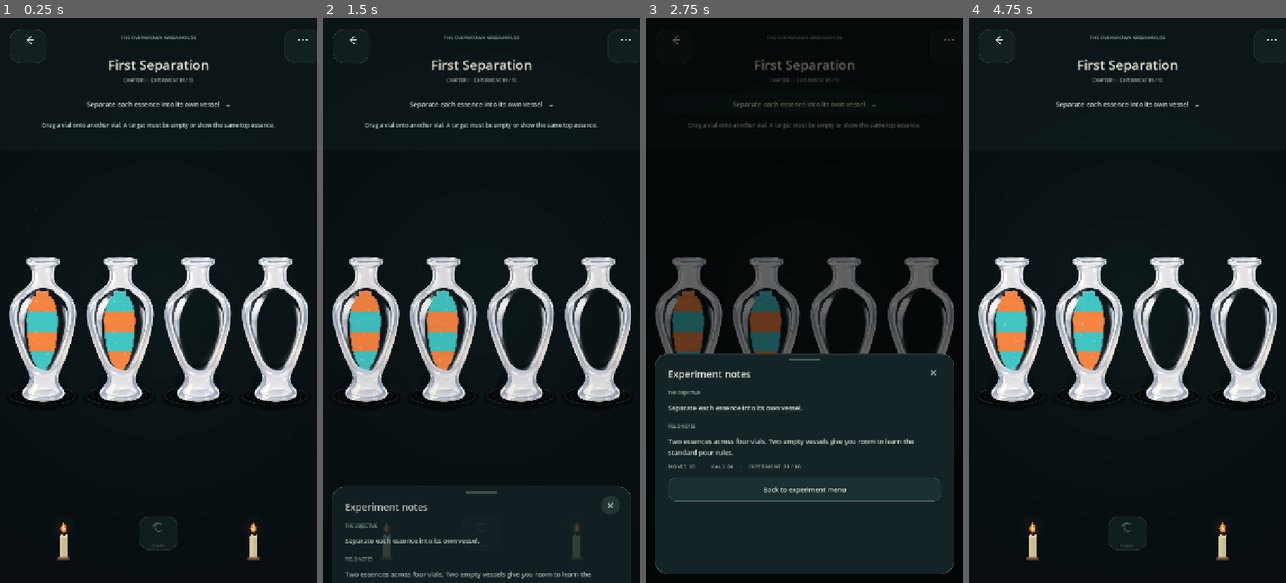
Above: before the commit, frames 1-4 (left to right).
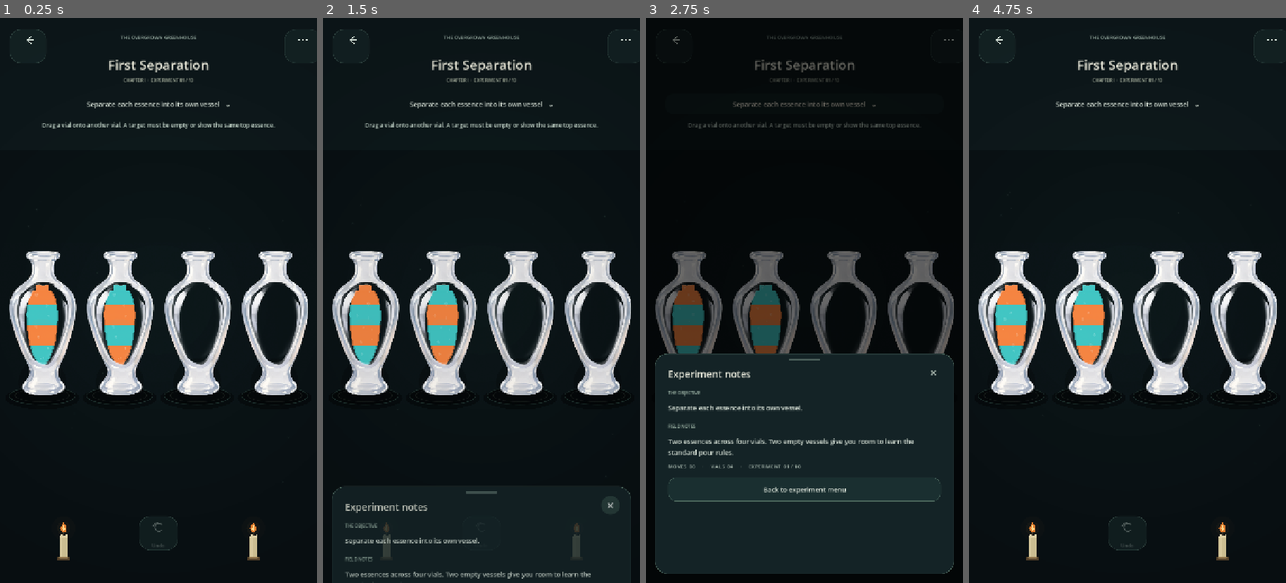
Above: after the commit, the same moments.

Repository: Kryodo/spell-sort-game
Game: Godot game, scene res://scenes/dark_sorting_slots_prototype.tscn
The game is run twice, just before and just after one commit, with the same random seed, the same clock (stepped at 60 frames per second) and the same inputs. This scene is started directly instead of the project's main scene.
Inputs:
- Up to frame 1 (0.25 s): no input
- Up to frame 2 (1.5 s): click "Separate each essence into it…" at 0.5 s; click "×" at 1.25 s
- Up to frame 3 (2.75 s): click "Separate each essence into it…" at 2 s
- Up to frame 4 (4.75 s): click "×" at 2.75 s; click "Separate each essence into it…" at 3.5 s; click "×" at 4.25 s

The runs differ from the first frame. In frame 1, 8.5% of the frame differs, in the area x 2-98%, y 41-68%; in frame 2, 8.4%; in frame 3, 4.3%; in frame 4, 8.5%.

Commit message:
Align vial slots with Vial 2 pedestal

Diff:
--- a/scripts/dark_sorting_slots_prototype.gd
+++ b/scripts/dark_sorting_slots_prototype.gd
@@ -632,7 +632,7 @@
 
 
 func _vial_base_offset(size_value: Vector2) -> float:
-	return 72.0 + size_value.y * 0.735 * 0.975
+	return size_value.y * 0.953
 
 
 func _refresh_hud() -> void:
